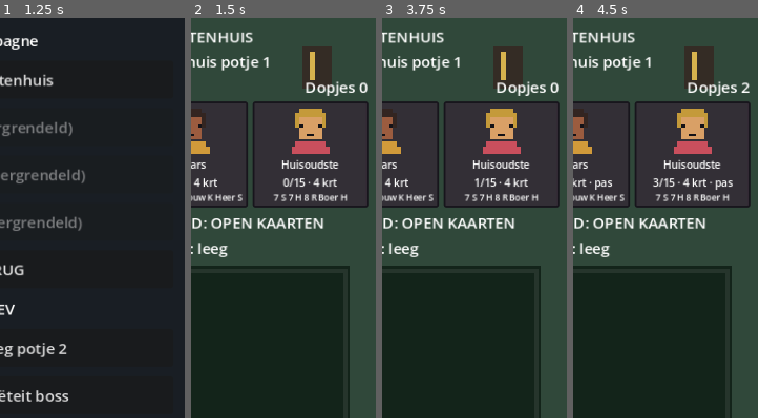
Above: before the commit, frames 1-4 (left to right).
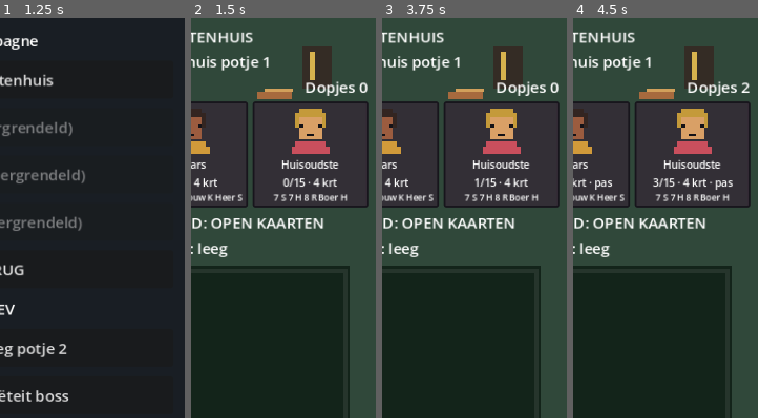
Above: after the commit, the same moments.

Repository: arnaudhfst33/toepnacht
Game: Godot game, scene res://scenes/menu.tscn
Same seed, same stepped clock (60 frames per second), same inputs: the game is played once before the commit and once after it.
Inputs:
- Up to frame 1 (1.25 s): click "SPELEN" at 0.5 s
- Up to frame 2 (1.5 s): click "Studentenhuis" at 1.25 s
- Up to frame 3 (3.75 s): click "VUILE WAS" at 2 s; click "BETWIST" at 2.75 s; click "LAAT" at 3.5 s
- Up to frame 4 (4.5 s): click "KLOP" at 4.25 s
The pictures show only the part of the screen within x 50-100%, y 0-50%; the shares and areas given below are measured in that part.

Frame 1 is identical in both runs. In frame 2, 0.4% of the frame differs, in the area x 35-56%, y 17-21%; in frame 3, 0.4%; in frame 4, 0.4%.

Commit message:
Give every location a distinct retro table

Diff:
--- a/scripts/ui/retro_table_backdrop.gd
+++ b/scripts/ui/retro_table_backdrop.gd
@@ -13,7 +13,7 @@
 	var base := LocationId.placeholder_color(location_id)
 	var wall := base.lightened(0.08)
 	var floor := base.darkened(0.22)
-	var table := base.darkened(0.36)
+	var table := _table_color(base)
 	draw_rect(Rect2(Vector2.ZERO, size), wall)
 	draw_rect(Rect2(0, size.y * 0.62, size.x, size.y * 0.38), floor)
 	for y in range(int(size.y * 0.62), int(size.y), 18):
@@ -23,8 +23,78 @@
 	var table_rect := Rect2(size.x * 0.07, size.y * 0.31, size.x * 0.86, size.y * 0.38)
 	draw_rect(table_rect, table)
 	draw_rect(table_rect.grow(-5), table.lightened(0.08), false, 4.0)
-	if location_id == LocationId.STUDENTENHUIS:
-		draw_rect(Rect2(size.x * 0.08, 22, 42, 56), Color("d8d0b8"))
-		draw_rect(Rect2(size.x * 0.1, 28, 34, 4), Color("8c3b3b"))
-		draw_rect(Rect2(size.x * 0.8, 30, 32, 44), Color("342c25"))
-		draw_rect(Rect2(size.x * 0.82, 36, 6, 30), Color("d7b34e"))
+	match location_id:
+		LocationId.KROEG:
+			_draw_kroeg()
+		LocationId.HUISFEEST:
+			_draw_huisfeest()
+		LocationId.SOCIETEIT:
+			_draw_societeit()
+		_:
+			_draw_studentenhuis()
+
+
+func _table_color(base: Color) -> Color:
+	match location_id:
+		LocationId.KROEG:
+			return Color("4b2d20")
+		LocationId.HUISFEEST:
+			return Color("3a2247")
+		LocationId.SOCIETEIT:
+			return Color("17324a")
+		_:
+			return base.darkened(0.36)
+
+
+func _draw_studentenhuis() -> void:
+	draw_rect(Rect2(size.x * 0.08, 22, 42, 56), Color("d8d0b8"))
+	draw_rect(Rect2(size.x * 0.1, 28, 34, 4), Color("8c3b3b"))
+	draw_rect(Rect2(size.x * 0.8, 30, 32, 44), Color("342c25"))
+	draw_rect(Rect2(size.x * 0.82, 36, 6, 30), Color("d7b34e"))
+	# Scheve afwas en een vergeten pizzadoos: studentikoos, maar rustig op de achtergrond.
+	draw_rect(Rect2(size.x * 0.68, 78, 36, 8), Color("a66a3e"))
+	draw_rect(Rect2(size.x * 0.7, 74, 30, 4), Color("d1a05b"))
+
+
+func _draw_kroeg() -> void:
+	# Tap met drie kranen en een warm verlicht krijtbord.
+	draw_rect(Rect2(size.x * 0.08, 22, 82, 52), Color("201916"), false, 4)
+	draw_rect(Rect2(size.x * 0.11, 28, 58, 4), Color("d8bd72"))
+	for x in range(0, 3):
+		var tap_x := size.x * 0.68 + x * 22
+		draw_rect(Rect2(tap_x, 28, 6, 38), Color("c79b48"))
+		draw_rect(Rect2(tap_x - 4, 26, 14, 6), Color("e2c875"))
+
+
+func _draw_huisfeest() -> void:
+	# Een simpele slinger en twee speakers geven beweging zonder extra UI-elementen.
+	for x in range(0, 7):
+		var flag_x := 24.0 + x * 52.0
+		var flag_color := Color("e05a78") if x % 2 == 0 else Color("57c7d4")
+		draw_colored_polygon(
+			PackedVector2Array([
+				Vector2(flag_x, 24),
+				Vector2(flag_x + 22, 24),
+				Vector2(flag_x + 11, 42),
+			]),
+			flag_color,
+		)
+	for speaker_x in [24.0, size.x - 54.0]:
+		draw_rect(Rect2(speaker_x, 60, 30, 58), Color("17131c"))
+		draw_circle(Vector2(speaker_x + 15, 96), 9, Color("8b4ab0"))
+
+
+func _draw_societeit() -> void:
+	# Donker hout, vaandel en messing lampen voor de laatste locatie.
+	draw_rect(Rect2(size.x * 0.1, 18, 54, 78), Color("6e2435"))
+	draw_colored_polygon(
+		PackedVector2Array([
+			Vector2(size.x * 0.1, 96),
+			Vector2(size.x * 0.1 + 54, 96),
+			Vector2(size.x * 0.1 + 27, 116),
+		]),
+		Color("6e2435"),
+	)
+	for lamp_x in [size.x * 0.68, size.x * 0.84]:
+		draw_rect(Rect2(lamp_x, 22, 4, 30), Color("c8a84e"))
+		draw_circle(Vector2(lamp_x + 2, 56), 8, Color("f0d77a"))
